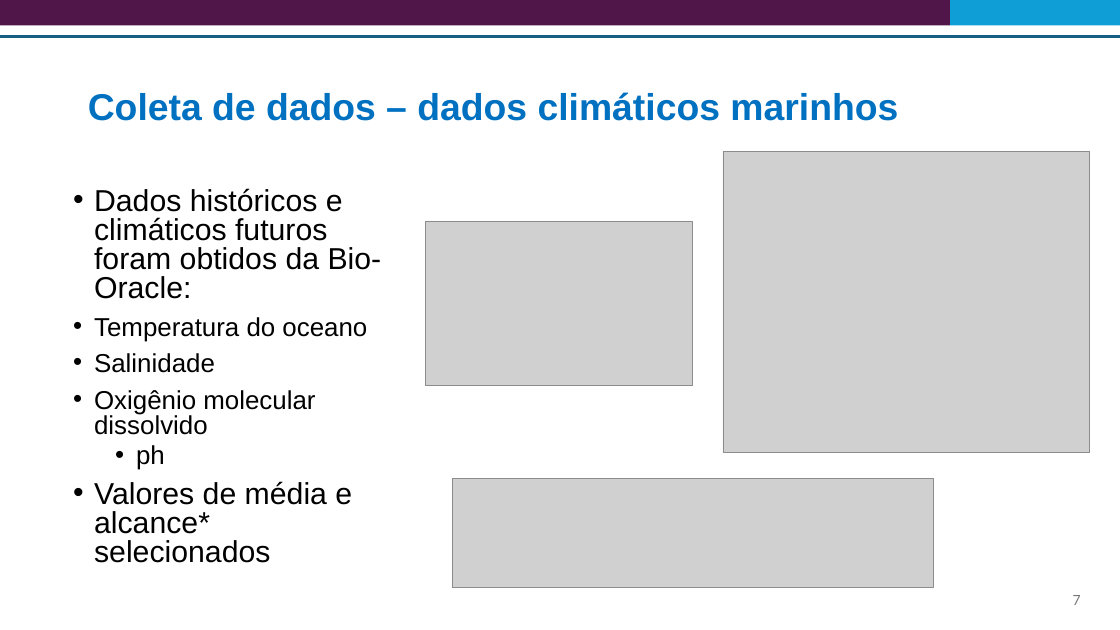
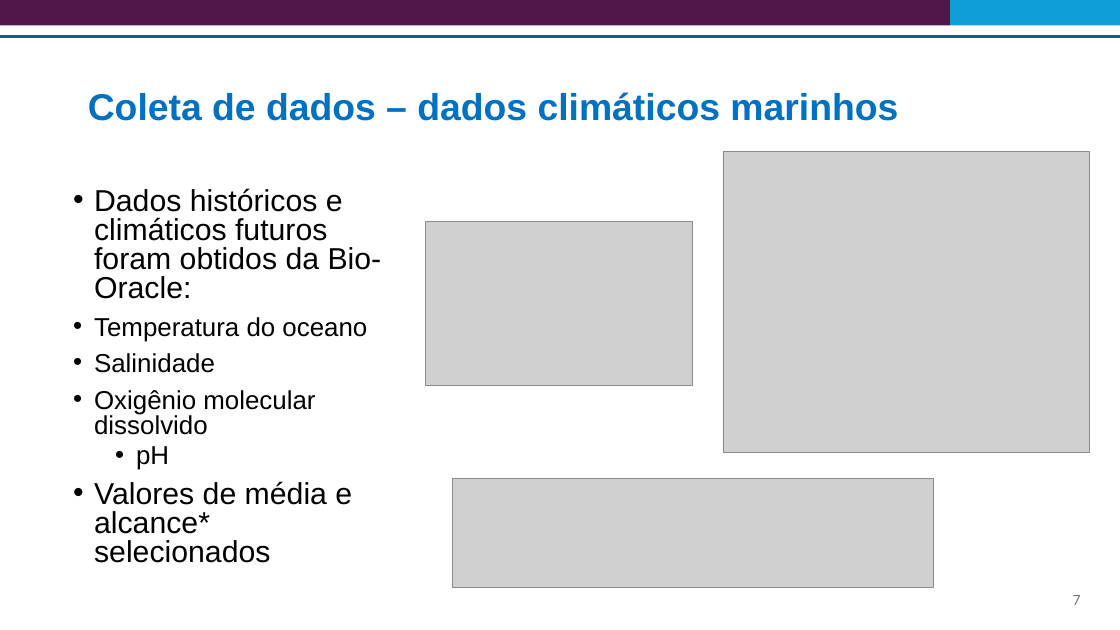
Before and after one commit to Risk-Team/trainings, a slide deck: slide 7 of STP/presentations/Session_3/SDM_technical_training_port.pptx. Drawn at 1120x630 pixels with LibreOffice and Linux fonts; fonts in the diff are those of the drawing; grey boxes stand for pictures. Boxes give left, top, right and bottom in pixels: in the first picture for what was removed or moved away, otherwise in the second. Text is boxed around its words. In the diff, an @@ line names an element or a change of style, - is before the commit and + after.

```diff
--- a/STP/presentations/Session_3/SDM_technical_training_port.pptx
+++ b/STP/presentations/Session_3/SDM_technical_training_port.pptx
@@ text at [94, 317, 367, 470]: text changed @@
-  • Temperatura do oceano
-    Salinidade
-    Oxigênio molecular dissolvido
-    ph
+  • Temperatura do oceano
+    Salinidade
+    Oxigênio molecular dissolvido
+    pH
```
Also in this commit, not shown: 2 other slides changed, 2 other files.
